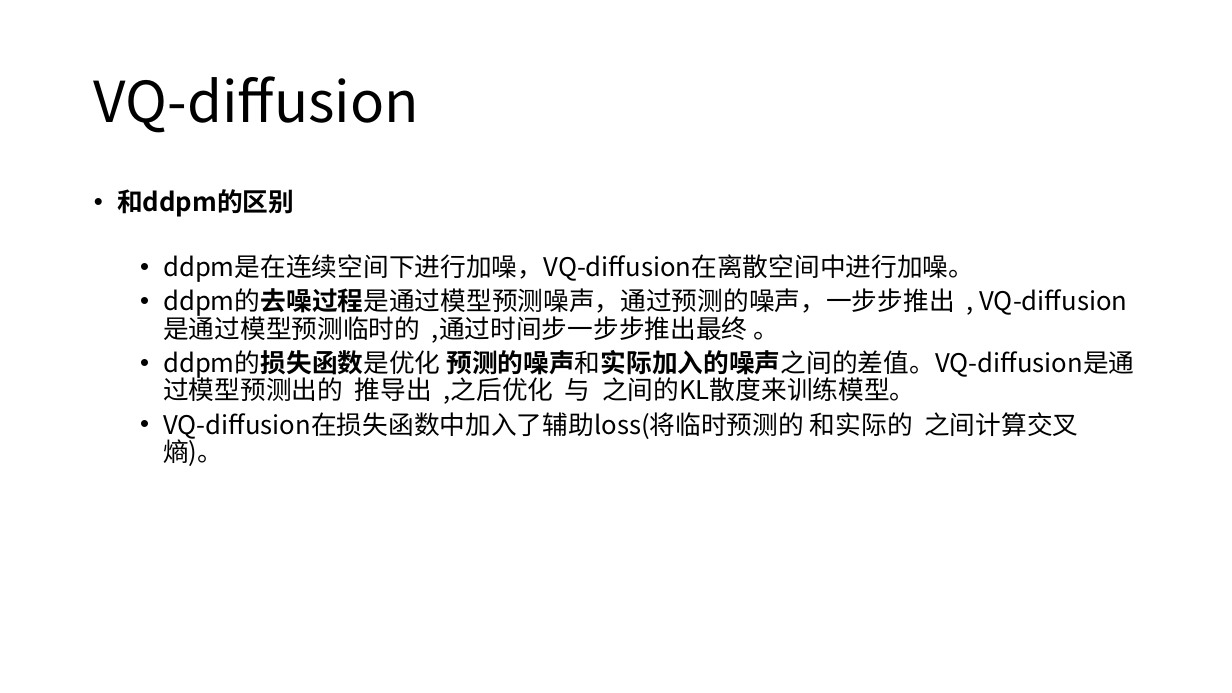
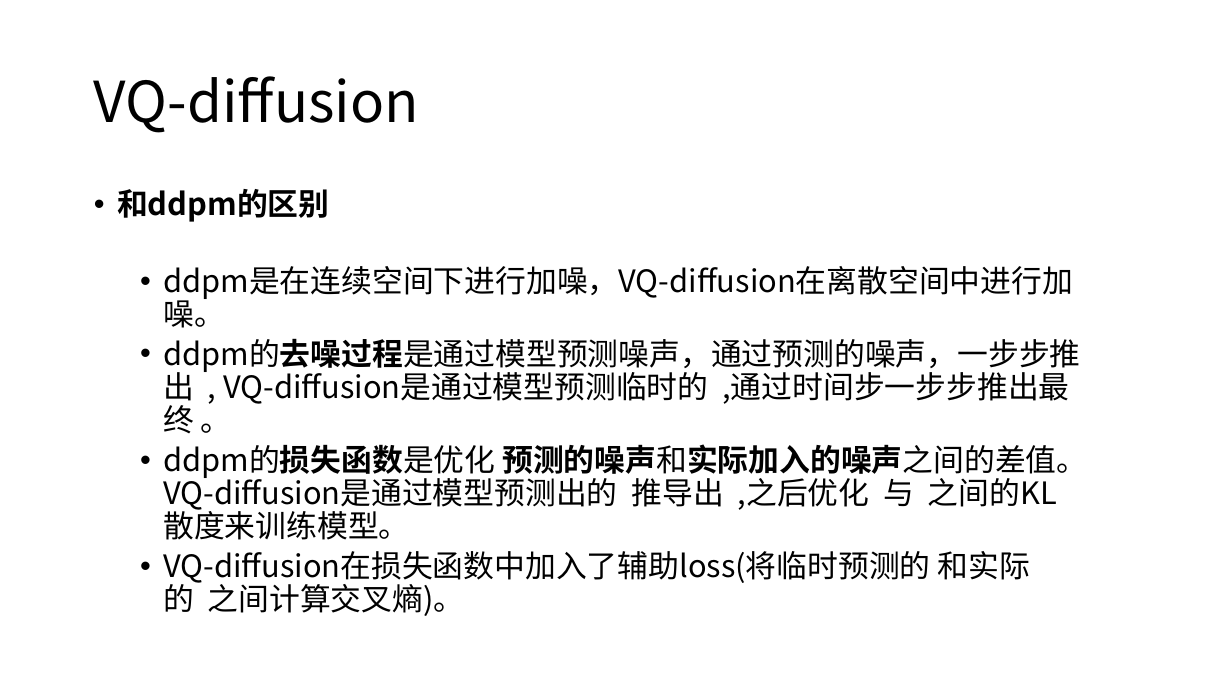
Before and after one commit to lulutianyi/CRIS, a slide deck: slide 5 of CRIS_week14.pptx (slide 4 before the commit). Drawn at 1232x693 pixels with LibreOffice and Linux fonts; fonts in the diff are those of the drawing. Boxes give left, top, right and bottom in pixels: in the first picture for what was removed or moved away, otherwise in the second. Text is boxed around its words. In the diff, an @@ line names an element or a change of style, - is before the commit and + after.

```diff
--- a/CRIS_week14.pptx
+++ b/CRIS_week14.pptx
@@ text "和ddpm的区别" at box(117, 189, 1087, 616): size 20 to 24 pt @@
```
Also in this commit, not shown: 1 other slide changed, 2 slides added, 1 slide removed, 1 other file.
